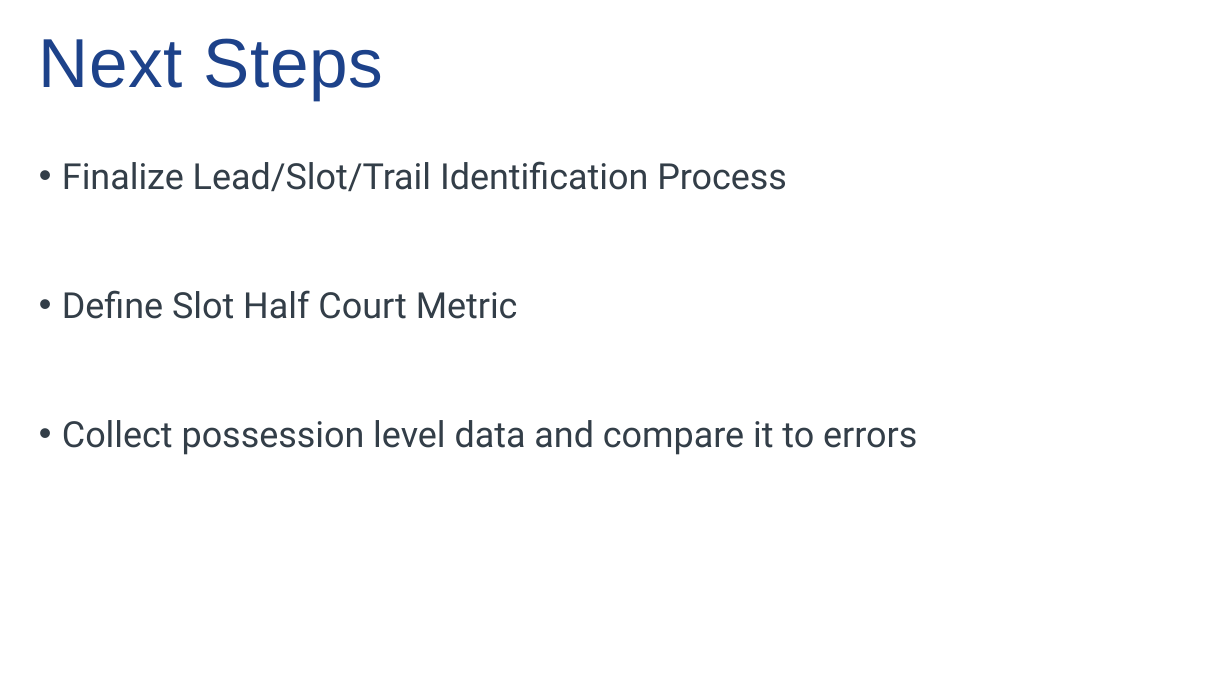
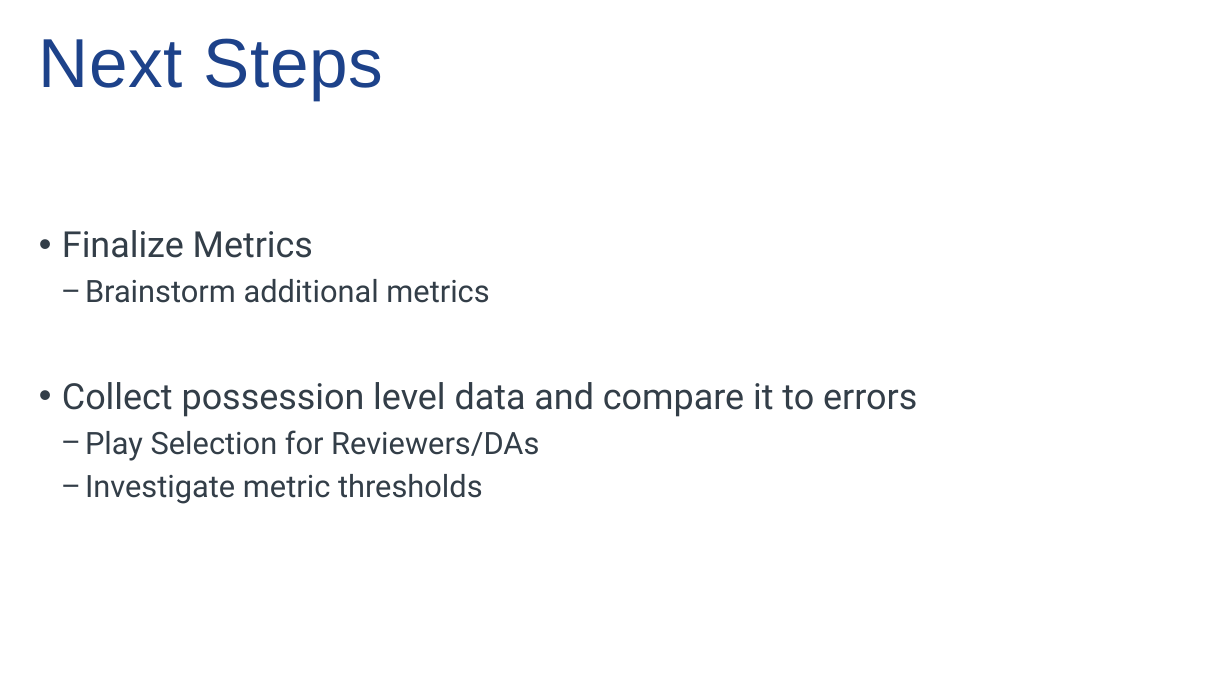
Before and after one commit to AElborolosyNBA/ref_tracking_metrics, a slide deck: slide 13 of docs/Tracking_Metrics.pptx (slide 11 before the commit). Drawn at 1232x693 pixels with LibreOffice and Linux fonts; fonts in the diff are those of the drawing. Boxes give left, top, right and bottom in pixels: in the first picture for what was removed or moved away, otherwise in the second. Text is boxed around its words. In the diff, an @@ line names an element or a change of style, - is before the commit and + after.

Commit message:
Initial process automation and metric renaming completed.

```diff
--- a/docs/Tracking_Metrics.pptx
+++ b/docs/Tracking_Metrics.pptx
@@ text at box(62, 230, 489, 303): text changed; size 28 to 24 pt @@
-• Finalize Lead/Slot/Trail Identification Process
-• Define Slot Half Court Metric
+• Finalize Metrics
+  − Brainstorm additional metrics
@@ text at box(85, 430, 539, 504): paragraphs added @@
+  − Play Selection for Reviewers/DAs
+  − Investigate metric thresholds
```
Also in this commit, not shown: 2 other slides changed, 2 slides added, 11 other files.
